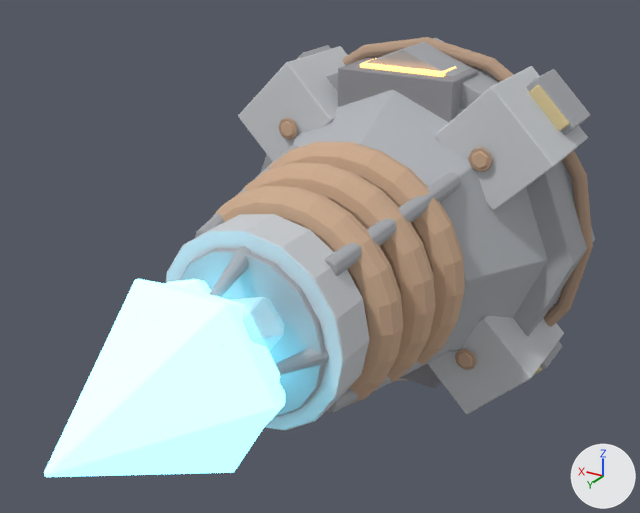
The FBX model Assets/GeneratedBaseItems/22_Xenocrystal_Shock_Tower.fbx, before and after one commit.
Rendered twice from a camera (50 mm lens) standing at (-1.94, 4.45, 1.75) and looking at (-0.07, 1.32, 0.19). Every picture has the same lights, and +X, +Y and +Z are marked at lower right. The older version comes first.

In view in the first picture: '22_Xenocrystal_Shock_Tower'.
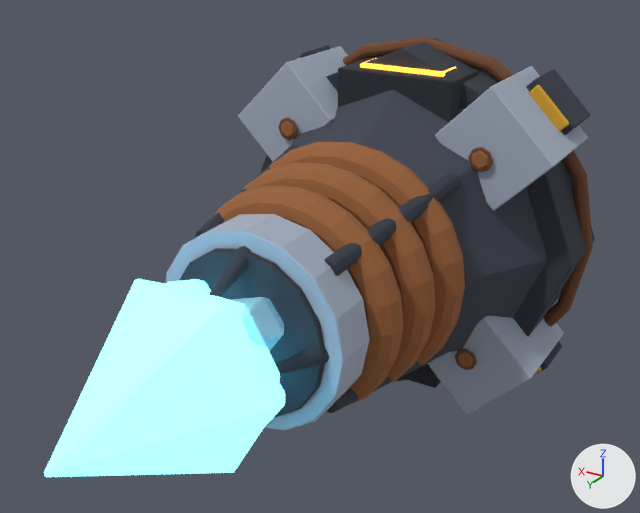
The change, as JSON lines over the scene's bpy script:
```json
{"op": "set", "path": "mat_rust___orange_oxide.base_color", "old": "(0.626, 0.42, 0.281)", "new": "(0.32, 0.12, 0.04)", "note": "beige #cfad90 -> brown #996138"}
{"op": "set", "path": "mat_iron___dark_forged_steel.base_color", "old": "(0.394, 0.407, 0.432)", "new": "(0.038, 0.044, 0.062)", "note": "grey #a8abb0 -> greyish blue #373b46"}
{"op": "set", "path": "mat_titanium___bright_bevel.base_color", "old": "(0.611, 0.633, 0.662)", "new": "(0.477, 0.538, 0.638)", "note": "light grey #cdd0d5 -> pale blue #b8c2d1"}
{"op": "set", "path": "mat_titanium___bright_bevel.metallic", "old": "0.0", "new": "0.55"}
{"op": "set", "path": "mat_titanium___graphite_armor.base_color", "old": "(0.455, 0.477, 0.507)", "new": "(0.055, 0.0637, 0.089)", "note": "grey #b4b8bd -> greyish blue #424754"}
{"op": "set", "path": "mat_hazard___faded_amber.base_color", "old": "(0.733, 0.603, 0.319)", "new": "(0.748, 0.393, 0.0272)", "note": "beige #decc99 -> orange #e0a82e"}
{"op": "set", "path": "mat_rust___deep_brown.base_color", "old": "(0.487, 0.335, 0.237)", "new": "(0.16, 0.06, 0.025)", "note": "beige #b99d86 -> brown #6f452c"}
{"op": "set", "path": "mat_charcoal___blackened.base_color", "old": "(0.281, 0.281, 0.301)", "new": "(0.022, 0.0245, 0.0331)", "note": "grey #909095 -> dark grey #292b33"}
{"op": "set", "path": "mat_charcoal___blackened.roughness", "old": "0.94", "new": "0.92"}
{"op": "set", "path": "mat_ember___orange_glow.base_color", "old": "(0.897, 0.611, 0.301)", "new": "(0.89, 0.28, 0.02)", "note": "beige #f3cd95 -> orange #f29027"}
{"op": "set", "path": "mat_ember___orange_glow.roughness", "old": "0.94", "new": "0.9"}
{"op": "set", "path": "mat_ember___orange_glow.emission_color", "old": "(1.0, 0.42, 0.08)", "new": "(1.0, 0.42, 0.04)", "note": "orange #ffad50 -> orange #ffad38"}
{"op": "set", "path": "mat_ember___orange_glow.emission_strength", "old": "2.8", "new": "2.4"}
{"op": "set", "path": "mat_plasma___xenocrystal_cyan.base_color", "old": "(0.444, 0.813, 0.911)", "new": "(0.14, 0.64, 0.88)", "note": "cyan #b2e9f5 -> cyan #69d1f1"}
{"op": "set", "path": "mat_plasma___xenocrystal_cyan.roughness", "old": "0.94", "new": "0.9"}
{"op": "set", "path": "mat_plasma___xenocrystal_cyan.emission_strength", "old": "2.6", "new": "2.4"}
{"op": "set", "path": "mat_glass___pale_reflection.base_color", "old": "(0.655, 0.78, 0.834)", "new": "(0.38, 0.58, 0.68)", "note": "pale blue #d4e5eb -> blue #a6c8d7"}
{"op": "set", "path": "mat_glass___pale_reflection.roughness", "old": "0.94", "new": "0.35"}
{"op": "set", "path": "mat_glass___pale_reflection.metallic", "old": "0.0", "new": "0.1"}
```

What differs and where, as boxes [x1, y1, x2, y2] in the pictures (640 x 513 px):
```json
{"object": "22_Xenocrystal_Shock_Tower", "change": "recoloured, surface changed", "before": [44, 37, 595, 477], "after": [44, 37, 595, 477]}
```
